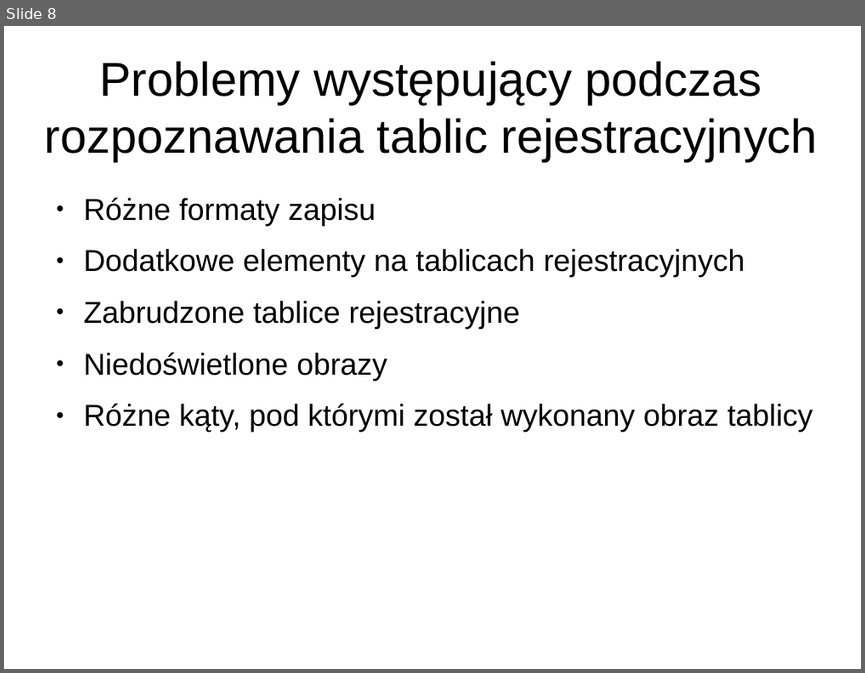
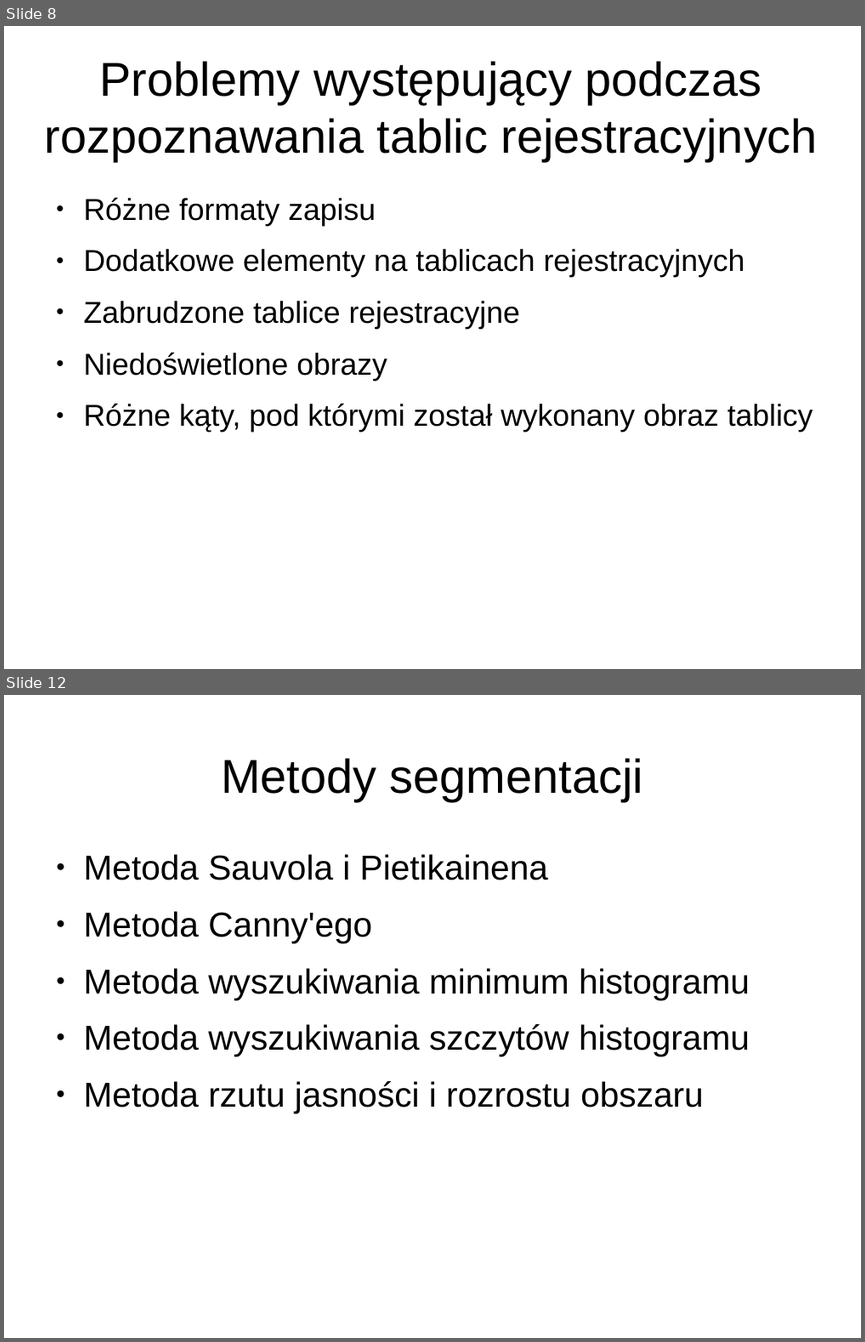
Before and after one commit to loganek/number-plate-recognition, a slide deck: doc/presentations/final-presentation.odp. Shown one above the other, each under a label of ours: slide 8 before the commit, slides 8 and 12 after it; the slides between them are not shown. The pictures are 865x673 and 865x1342 pixels, drawn with LibreOffice and Linux fonts; fonts in the diff are those of the drawing. Boxes give left, top, right and bottom in pixels: in the first picture for what was removed or moved away, otherwise in the second. Text is boxed around its words. In the diff, an @@ line names an element or a change of style, - is before the commit and + after.

```diff
--- a/doc/presentations/final-presentation.odp
+++ b/doc/presentations/final-presentation.odp
@@ slide 12 added at [4,695,861,1338], background #FFFFFF @@
@@ title added at [221,758,643,801], 44 pt, text #000000 @@
+Metody segmentacji
@@ text added at [84,854,749,1113], 32 pt, text #000000 @@
+● Metoda Sauvola i Pietikainena
+● Metoda Canny'ego
+● Metoda wyszukiwania minimum histogramu
+● Metoda wyszukiwania szczytów histogramu
+● Metoda rzutu jasności i rozrostu obszaru
```
Also in this commit, not shown: 4 slides changed, 5 other slides added.
